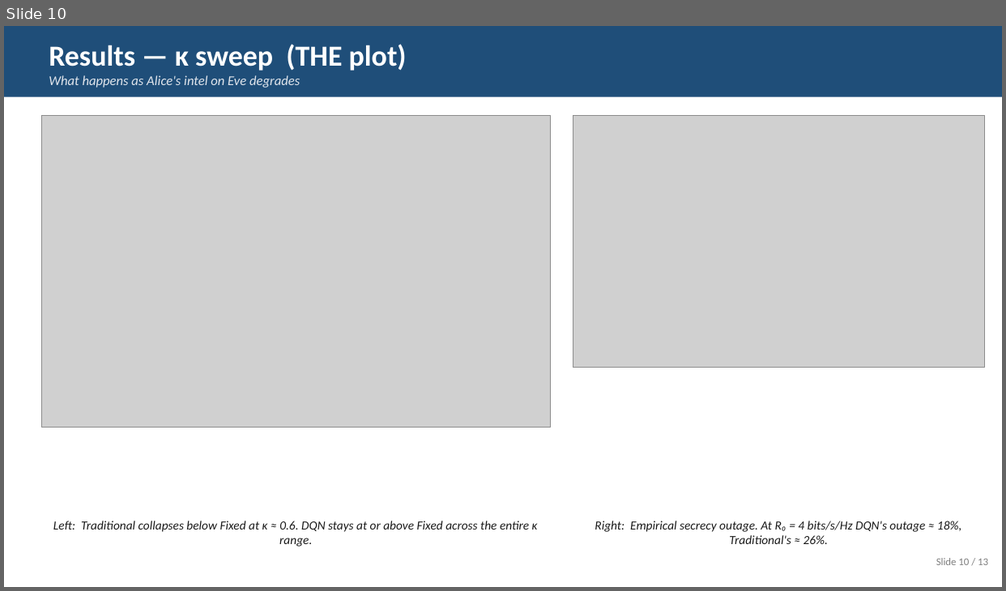
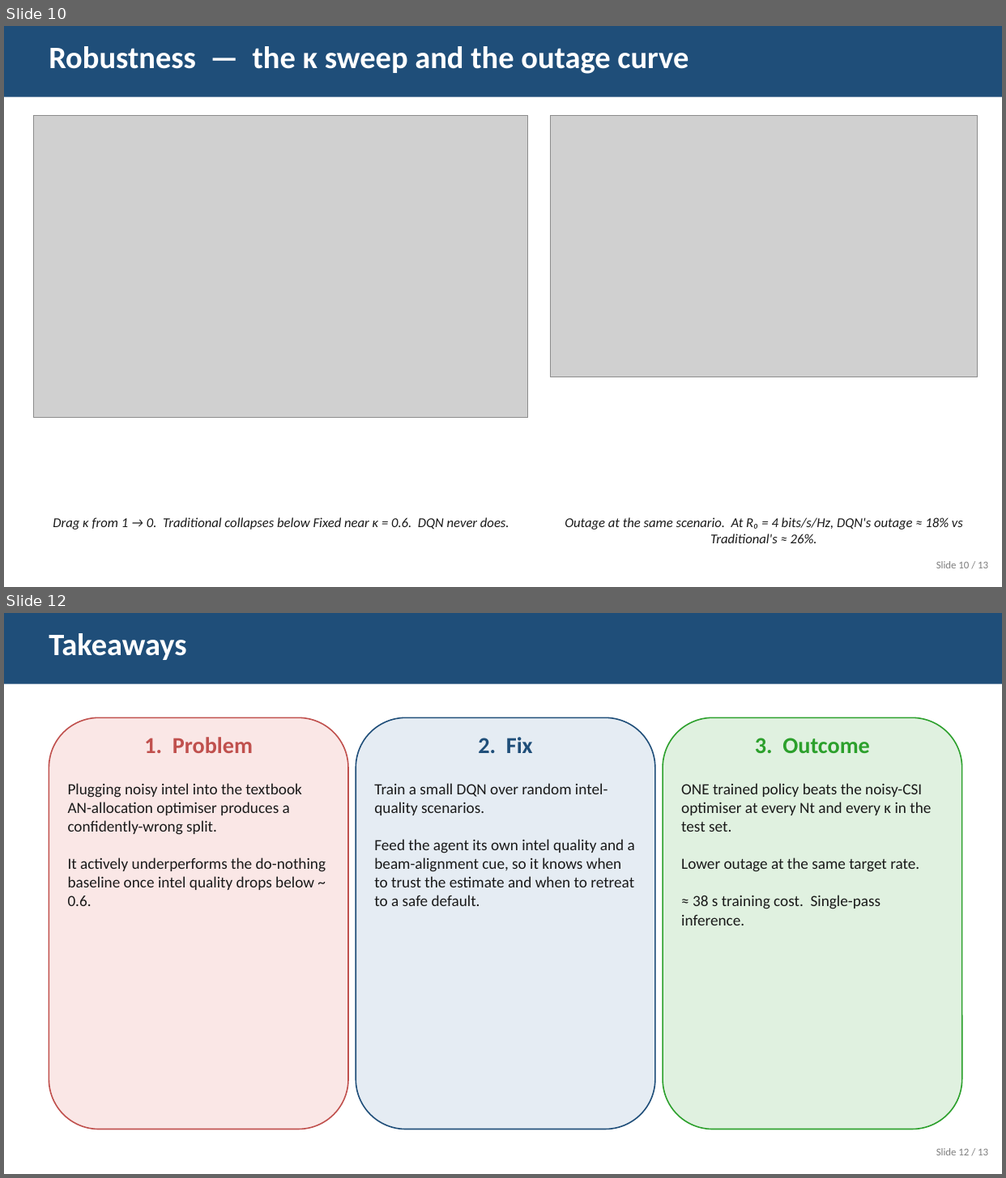
Before and after one commit to kryptbakar/DQN-Enhanced-Adaptive-Artificial-Noise-Power-Allocation, a slide deck: report/slides.pptx. Shown one above the other, each under a label of ours: slide 10 before the commit, slides 10 and 12 after it; the slides between them are not shown. The pictures are 1006x591 and 1006x1178 pixels, drawn with LibreOffice and Linux fonts; fonts in the diff are those of the drawing; grey boxes stand for pictures. Boxes give left, top, right and bottom in pixels: in the first picture for what was removed or moved away, otherwise in the second. Text is boxed around its words. In the diff, an @@ line names an element or a change of style, - is before the commit and + after.

Commit message:
redesign slide deck — visual cards, fewer formulas, classroom-friendly
The previous deck packed too much math and dense bullets per slide for a
10-12 minute talk in front of a mixed audience (instructor + classmates).
This pass restructures the same 13-slide flow around visual cards, larger
type, and one-idea-per-slide.

Per-slide changes:
- Slide 1: cleaner title, accent strip, larger paper title.
- Slide 2 (problem): story-first, no inline math; 5 short bullets.
- Slide 3 (system model): three coloured cards for Alice / Bob / Eve;
  only the imperfect-CSI equation kept, embedded as a rendered PNG.
- Slide 4 (classical answers): two side-by-side cards (Fixed vs
  Traditional) with pros/cons rather than equations.
- Slide 5 (failure mode): full-bleed figure, single-sentence caption.
- Slide 6 (our approach): three idea blocks (Reframe / Two key inputs /
  Single deployable model) instead of architecture details.
- Slide 7 (state + action): icons for the seven state items, one
  rendered equation for the alignment cue, two cards for action and
  network. Formula-density way down.
- Slide 8 (training): training curve on the left, three 'stat' cards
  (7000 episodes, ~38 s, three Nt) replacing the dense hyperparam list.
- Slides 9 + 10: same plot story but trimmed captions.
- Slide 11 (demo cue): five compact tab cards with icon + name + 1-line
  description.
- Slide 12 (takeaways): three coloured cards (Problem / Fix / Outcome)
  instead of a long bullet list.
- Slide 13: thank-you, unchanged.

Reduces visible formula count from a dozen-plus inline strings to two
rendered PNGs (CSI model on slide 3, alignment on slide 7) — math is
still present where it earns its place, but the deck reads as a
presentation, not a paper.

```diff
--- a/report/slides.pptx
+++ b/report/slides.pptx
@@ slide 12 added at <box>4,613,1002,1174</box>, background #FFFFFF @@
@@ rectangle added at <box>4,613,1002,684</box>, fill #1F4E79 @@
@@ text added at <box>49,633,186,660</box>, 30 pt, text #FFFFFF, bold @@
+Takeaways
@@ rounded rectangle added at <box>49,717,348,1130</box>, fill #FAE7E6, outline #C0504D 1.25 pt @@
@@ rounded rectangle added at <box>356,717,655,1130</box>, fill #E5ECF3, outline #1F4E79 1.25 pt @@
@@ rounded rectangle added at <box>663,717,962,1130</box>, fill #E0F1E0, outline #2CA02C 1.25 pt @@
@@ text added at <box>144,737,253,753</box>, 22 pt, text #C0504D, bold @@
+1. Problem
@@ text added at <box>478,737,533,753</box>, 22 pt, text #1F4E79, bold @@
+2. Fix
@@ text added at <box>755,738,869,753</box>, 22 pt, text #2CA02C, bold @@
+3. Outcome
@@ text added at <box>68,783,326,906</box>, 15 pt, text #1A1A1A @@
+Plugging noisy intel into the textbook AN-allocation optimiser produces a confidently-wrong split.
+It actively underperforms the do-nothing baseline once intel quality drops below ~ 0.6.
@@ text added at <box>374,783,635,906</box>, 15 pt, text #1A1A1A @@
+Train a small DQN over random intel-quality scenarios.
+Feed the agent its own intel quality and a beam-alignment cue, so it knows when to trust the estimate and when to retreat to a safe default.
@@ text added at <box>681,783,931,926</box>, 15 pt, text #1A1A1A @@
+ONE trained policy beats the noisy-CSI optimiser at every Nt and every κ in the test set.
+Lower outage at the same target rate.
+≈ 38 s training cost. Single-pass inference.
@@ text added at <box>936,1148,988,1156</box>, 10 pt, text #7F7F7F @@
+Slide 12 / 13
@@ slide 10 changed as well @@
@@ text at <box>49,46,688,74</box>: text changed; size 13 to 30 pt; text colour #E0E5EC to #FFFFFF; bold on; italic off @@
-Results — κ sweep (THE plot)
-What happens as Alice's intel on Eve degrades
+Robustness — the κ sweep and the outage curve
@@ picture: place and size @@
-picture at <box>41,116,551,427</box>
+picture at <box>34,116,528,418</box>
@@ picture: place and size @@
-picture at <box>573,116,985,367</box>
+picture at <box>551,116,978,377</box>
@@ text at <box>53,518,509,530</box>: text changed; size 12 to 13 pt @@
-Left: Traditional collapses below Fixed at κ ≈ 0.6. DQN stays at or above Fixed across the entire κ range.
+Drag κ from 1 → 0. Traditional collapses below Fixed near κ = 0.6. DQN never does.
@@ text at <box>565,518,963,544</box>: text changed; size 12 to 13 pt @@
-Right: Empirical secrecy outage. At R₀ = 4 bits/s/Hz DQN's outage ≈ 18%, Traditional's ≈ 26%.
+Outage at the same scenario. At R₀ = 4 bits/s/Hz, DQN's outage ≈ 18% vs Traditional's ≈ 26%.
@@ text "Slide 10 / 13": place and size @@
-text "Slide 10 / 13" at <box>936,558,988,565</box>
+text "Slide 10 / 13" at <box>936,561,988,569</box>
```
Also in this commit, not shown: 7 other slides changed, 4 other slides added, 5 slides removed, 1 other file.
